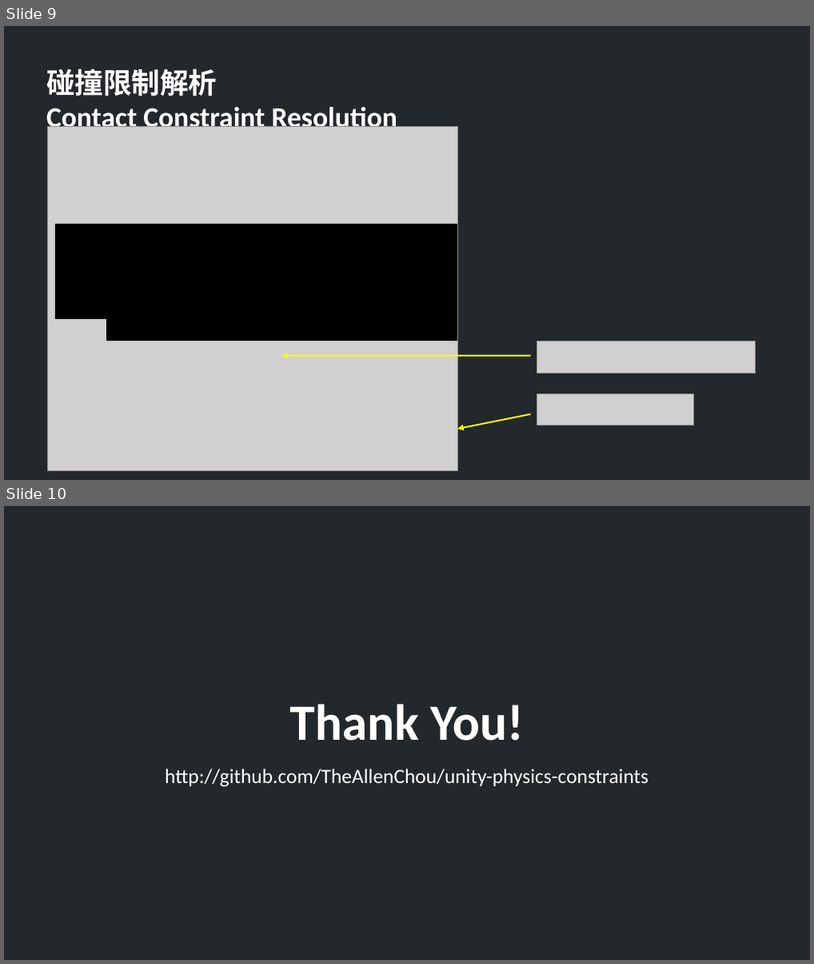
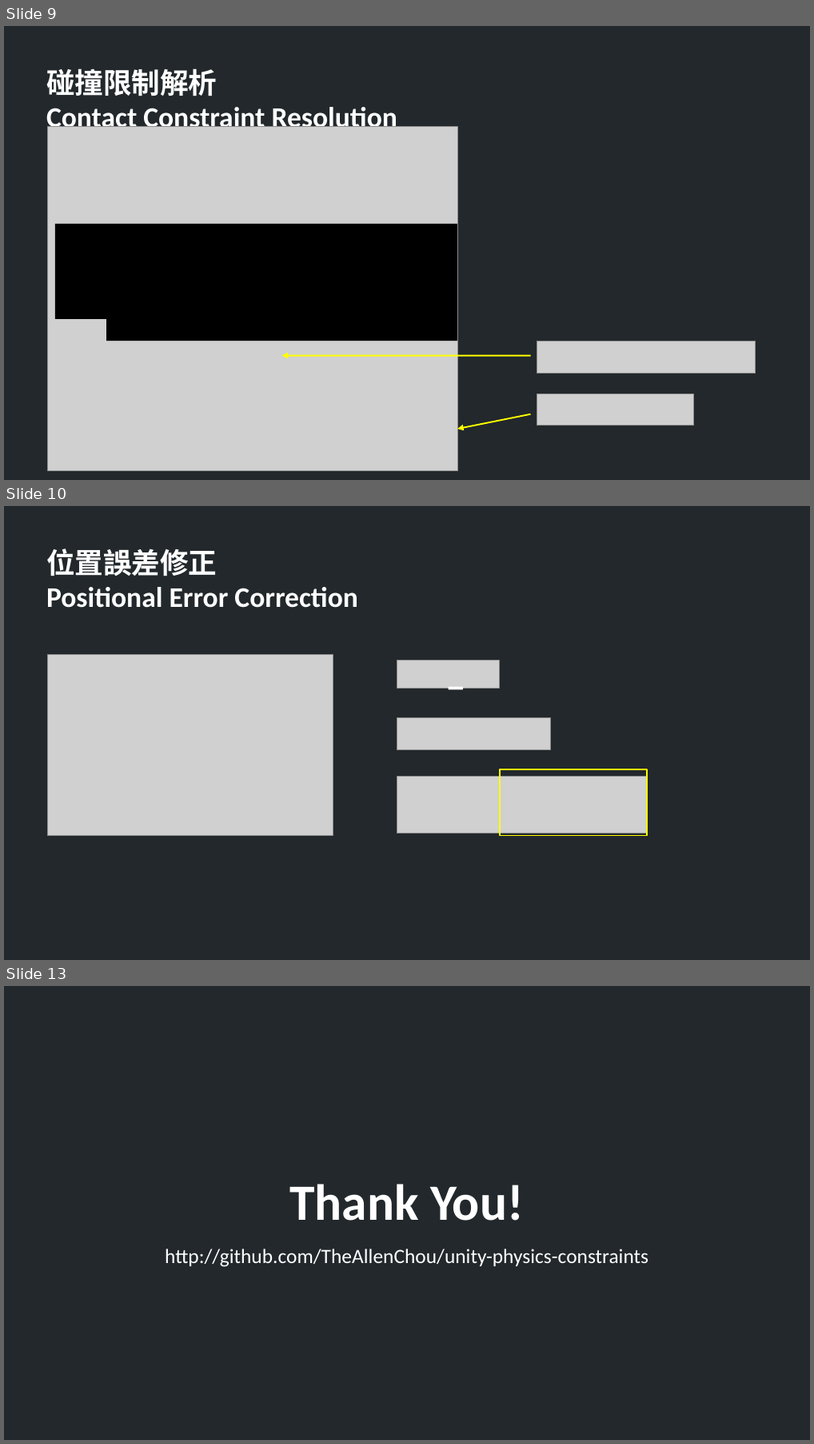
Before and after one commit to TheAllenChou/unity-physics-constraints, a slide deck: slides/02 - Contact Constriants (Chinese).odp. Shown one above the other, each under a label of ours: slides 9 and 10 before the commit, slides 9, 10 and 13 after it; the slides between them are not shown. The pictures are 814x964 and 814x1444 pixels, drawn with LibreOffice and Linux fonts; fonts in the diff are those of the drawing; grey boxes stand for pictures. Boxes give left, top, right and bottom in pixels: in the first picture for what was removed or moved away, otherwise in the second. Text is boxed around its words. In the diff, an @@ line names an element or a change of style, - is before the commit and + after.

Commit message:
Slides.

```diff
--- a/slides/02 - Contact Constriants (Chinese).odp
+++ b/slides/02 - Contact Constriants (Chinese).odp
@@ slide 10 added at <box>4,506,810,960</box>, background #22282B @@
@@ text added at <box>46,548,358,608</box>, 28 pt, text #FFFFFF, bold @@
+位置誤差修正
+Positional Error Correction
@@ picture added at <box>48,654,334,836</box> @@
@@ picture added at <box>398,660,500,688</box> @@
@@ line added from (448, 688) to (463, 688), #FFFFFF 3 pt @@
@@ picture added at <box>397,717,550,750</box> @@
@@ rectangle added at <box>499,769,647,836</box>, outline #FFFF00 1.5 pt @@
@@ picture added at <box>398,776,648,833</box> @@
@@ what was slide 10 is now slide 13 @@
```
Also in this commit, not shown: 2 other slides added.
